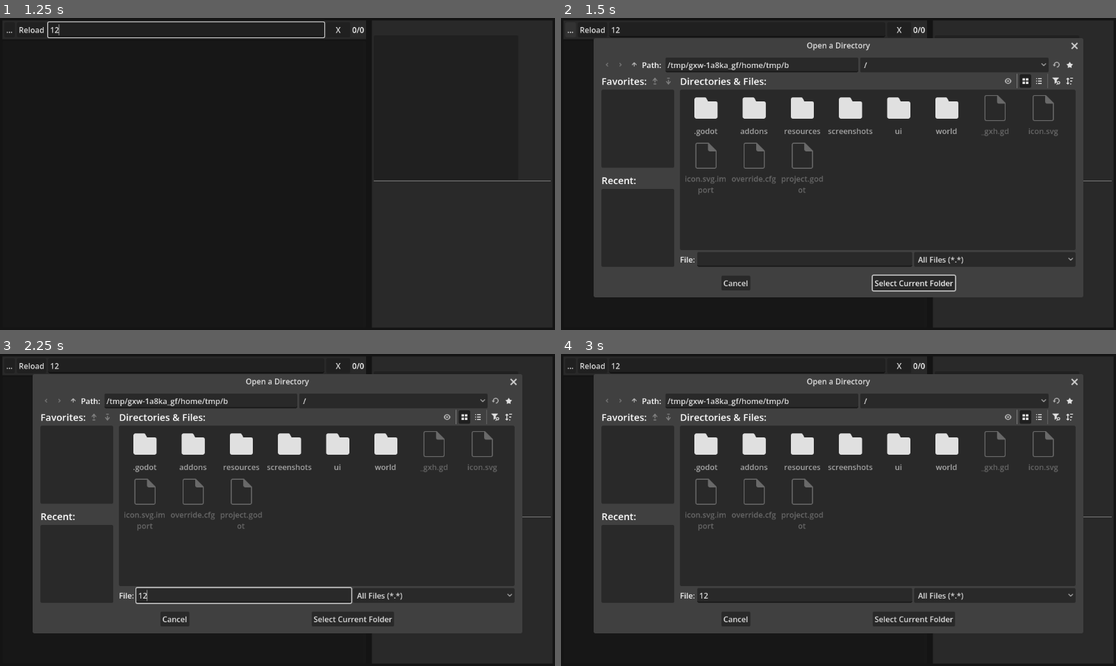
Above: before the commit, frames 1-4 (two rows, left to right).
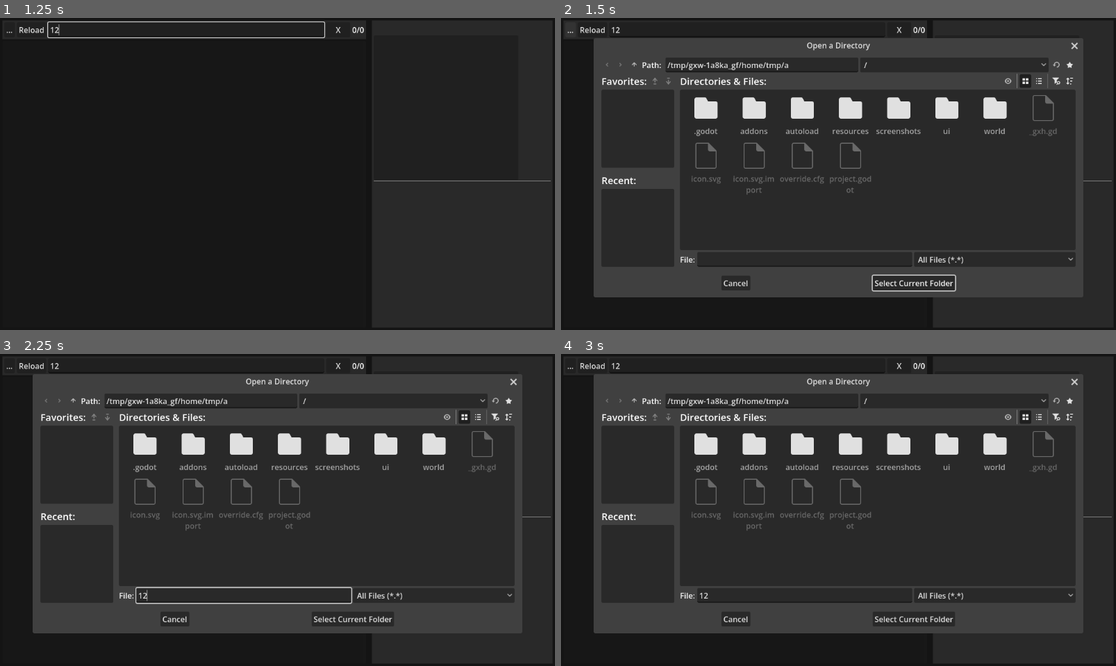
Above: after the commit, the same moments.

Repository: Wcubed/model_organizer
Game: Godot game, scene res://ui/main.tscn
Two runs of this game, one before a commit and one after it. Both use one fixed random seed, a clock stepped at 60 frames per second and the inputs below.
Inputs (mouse positions are in pixels of both pictures, inside the frame that each line leads up to):
- Up to frame 1 (1.25 s): click (188, 30) at 0.52 s; type "12" at 0.6 s
- Up to frame 2 (1.5 s): click "..." at 1.25 s
- Up to frame 3 (2.25 s): click (244, 594) at 2.02 s; type "12" at 2.1 s
- Up to frame 4 (3 s): click (622, 400) at 2.75 s

Frame 1 is identical in both runs. In frame 2, 1.0% of the frame differs, in the area x 22-90%, y 14-57%; in frame 3, 1.0%; in frame 4, 1.0%.

Commit message:
Cover images are cached

Diff:
--- /dev/null
+++ b/autoload/utils.gd
@@ -0,0 +1,30 @@
+extends Node
+
+## Size of cover images when scaled down from the original.
+const ICON_SIZE := 300.0
+
+
+@onready var cover_image_cache_dir := "%s/%s" % [OS.get_user_data_dir(), "cover_images"]
+
+
+## Fits the image into a square of ICON_SIZE.
+func fit_image_proportional(image: Image):
+	# Scale the image to fit to the expected size
+	var new_height = Utils.ICON_SIZE
+	var new_width = Utils.ICON_SIZE
+	if image.get_height() > image.get_width():
+		var new_scale = Utils.ICON_SIZE / image.get_height() as float
+		new_width = image.get_width() * new_scale
+	else:
+		var new_scale = Utils.ICON_SIZE / image.get_width() as float
+		new_height = image.get_height() * new_scale
+
+	image.resize(new_width, new_height, Image.INTERPOLATE_BILINEAR)
+
+
+## Returns the hexadecimal representation of the hash of the given string.
+func hash_string(string: String) -> String:
+	var ctx = HashingContext.new()
+	ctx.start(HashingContext.HASH_MD5)
+	ctx.update(string.to_multibyte_char_buffer())
+	return ctx.finish().hex_encode()
--- a/project.godot
+++ b/project.godot
@@ -15,6 +15,10 @@
 config/features=PackedStringArray("4.6", "Mobile")
 run/low_processor_mode=true
 config/icon="res://icon.svg"
+
+[autoload]
+
+Utils="*uid://bi23marhytk6n"
 
 [editor_plugins]
 
--- a/resources/model.gd
+++ b/resources/model.gd
@@ -74,24 +74,26 @@
 	if cover_image_path.is_empty():
 		return FAILED
 
+	var absolute_image_path := "%s/%s" % [directory, cover_image_path]
+	var cached_cover_path = "%s/%s.png" % [Utils.cover_image_cache_dir, Utils.hash_string(cover_image_path)]
+
+	# First try to load the cached image.
 	var image = Image.new()
-	var err := image.load("%s/%s" % [directory, cover_image_path])
+	var err := image.load(cached_cover_path)
 
 	if err == OK:
-		# Scale the image to fit to the expected size
-		var container_size = 300.0
-		var new_height = container_size
-		var new_width = container_size
-		if image.get_height() > image.get_width():
-			var new_scale = container_size / image.get_height() as float
-			new_width = image.get_width() * new_scale
-		else:
-			var new_scale = container_size / image.get_width() as float
-			new_height = image.get_height() * new_scale
+		# Cached image loaded
+		cover_image = ImageTexture.create_from_image(image)
+	else:
+		# No cached image, load the original.
+		err = image.load(absolute_image_path)
 
-		image.resize(new_width, new_height, Image.INTERPOLATE_BILINEAR)
+		if err == OK:
+			Utils.fit_image_proportional(image)
 
-		cover_image = ImageTexture.create_from_image(image)
+			# Cache the smaller version of the cover image.
+			image.save_png(cached_cover_path)
+			cover_image = ImageTexture.create_from_image(image)
 
 	return err
 
--- a/ui/main.gd
+++ b/ui/main.gd
@@ -21,6 +21,9 @@
 var searched_models: Array[Model] = []
 
 func _ready() -> void:
+	# Make sure that the cache dir is created.
+	DirAccess.make_dir_recursive_absolute(Utils.cover_image_cache_dir)
+
 	load_settings()
 	scan_library()
 
Not shown, added: autoload/utils.gd.uid
